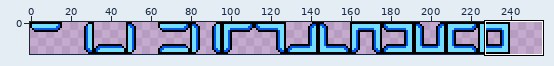
Sprite sheet: dev/collision_tiles.png. Above, an overview of the earlier version with the close-up marked.
Close-up. The starting point:
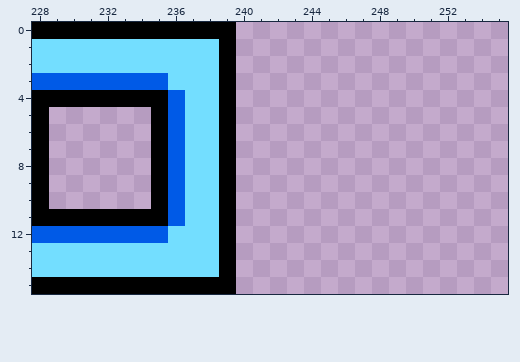
The file is 256x16 pixels. Shown: x 228..255, y 0..15.
After:
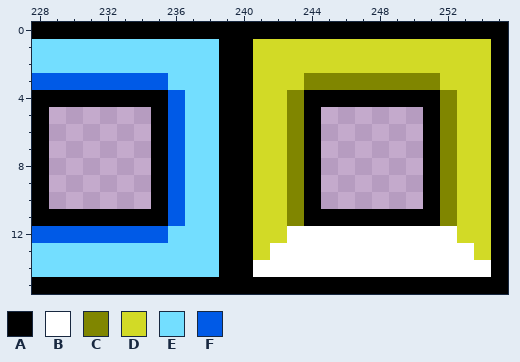
Palette (. is transparent): A #000000  B #ffffff  C #808600  D #d2da26  E #73deff  F #005ae7
Change:
y 0: x 240..255 ................ -> AAAAAAAAAAAAAAAA
y 1..2: x 240..255 ................ -> ADDDDDDDDDDDDDDA
y 3: x 240..255 ................ -> ADDDCCCCCCCCDDDA
y 4: x 240..255 ................ -> ADDCAAAAAAAACDDA
y 5..10: x 240..244 ..... -> ADDCA; x 251..255 ..... -> ACDDA
y 11: x 240..255 ................ -> ADDCAAAAAAAACDDA
y 12: x 240..255 ................ -> ADDBBBBBBBBBBDDA
y 13: x 240..255 ................ -> ADBBBBBBBBBBBBDA
y 14: x 240..255 ................ -> ABBBBBBBBBBBBBBA
y 15: x 240..255 ................ -> AAAAAAAAAAAAAAAA
Boxes around the changes in both close-ups, in picture pixels (x1, y1, x2, y2):
added: (236, 22, 508, 294)
